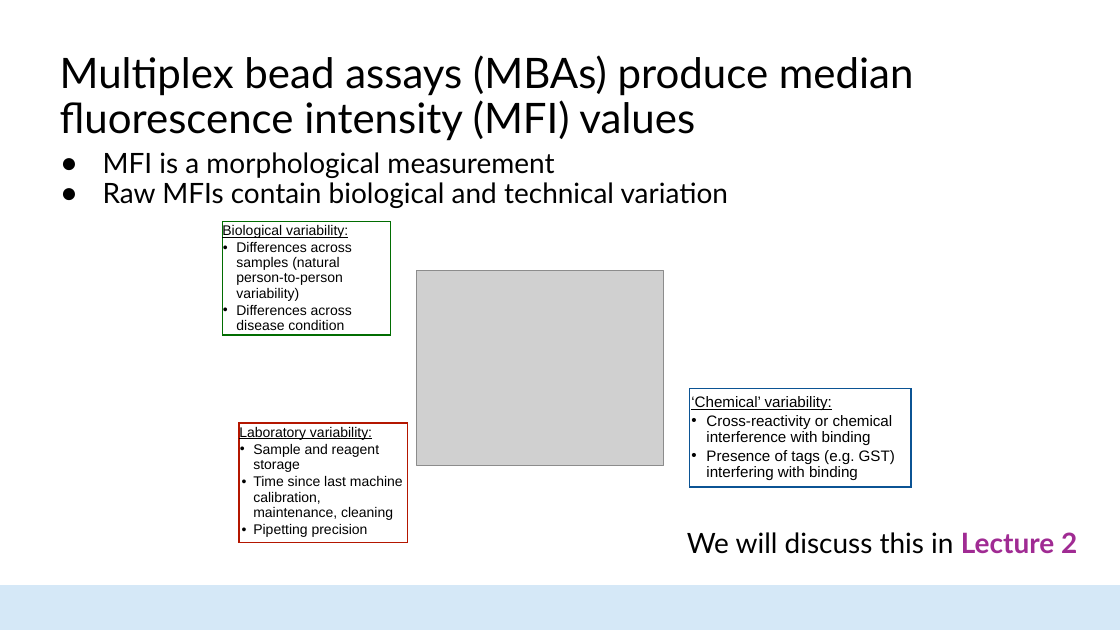
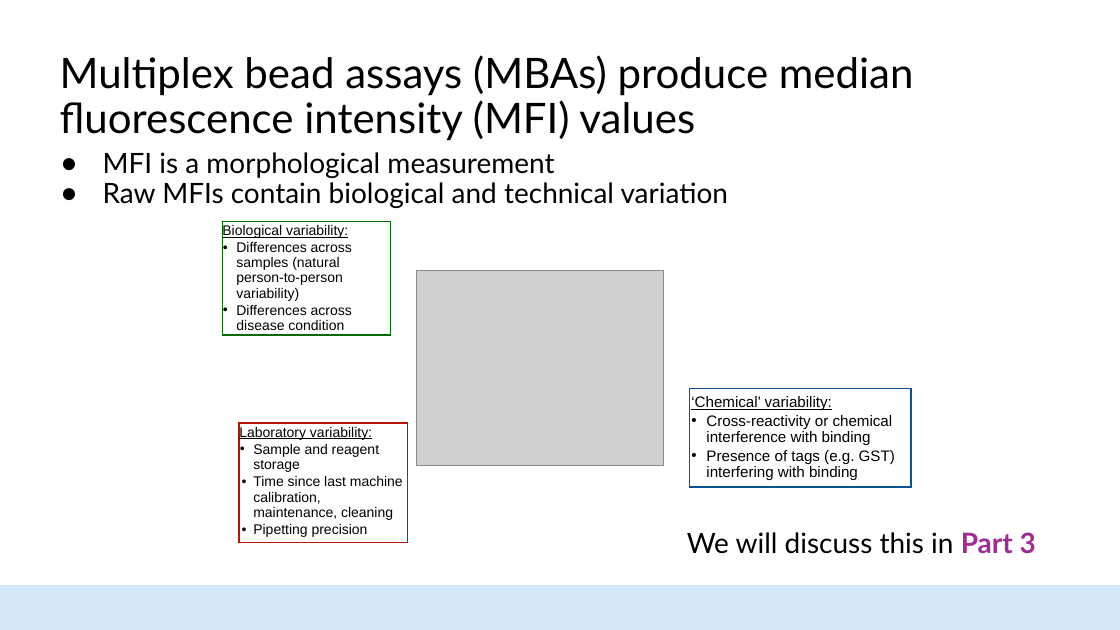
Before and after one commit to HopkinsIDD/seroanalytics_workshop, a slide deck: slide 29 of Part 1/Lecture 1.pptx. Drawn at 1120x630 pixels with LibreOffice and Linux fonts; fonts in the diff are those of the drawing; grey boxes stand for pictures; background and template pictures are left out. Boxes give left, top, right and bottom in pixels: in the first picture for what was removed or moved away, otherwise in the second. Text is boxed around its words. In the diff, an @@ line names an element or a change of style, - is before the commit and + after.

```diff
--- a/Part 1/Lecture 1.pptx
+++ b/Part 1/Lecture 1.pptx
@@ text at (687, 532, 1036, 554): text changed @@
-  We will discuss this in Lecture 2
+  We will discuss this in Part 3
```
Also in this commit, not shown: 5 other slides changed, 2 other files.
